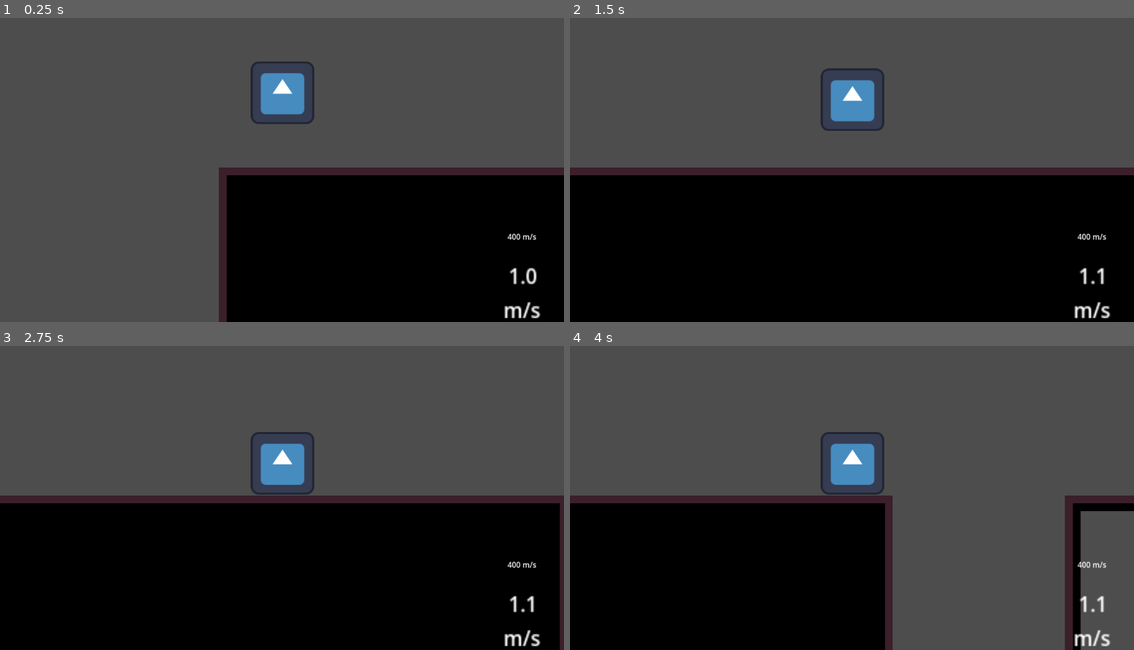
Above: before the commit, frames 1-4 (two rows, left to right).
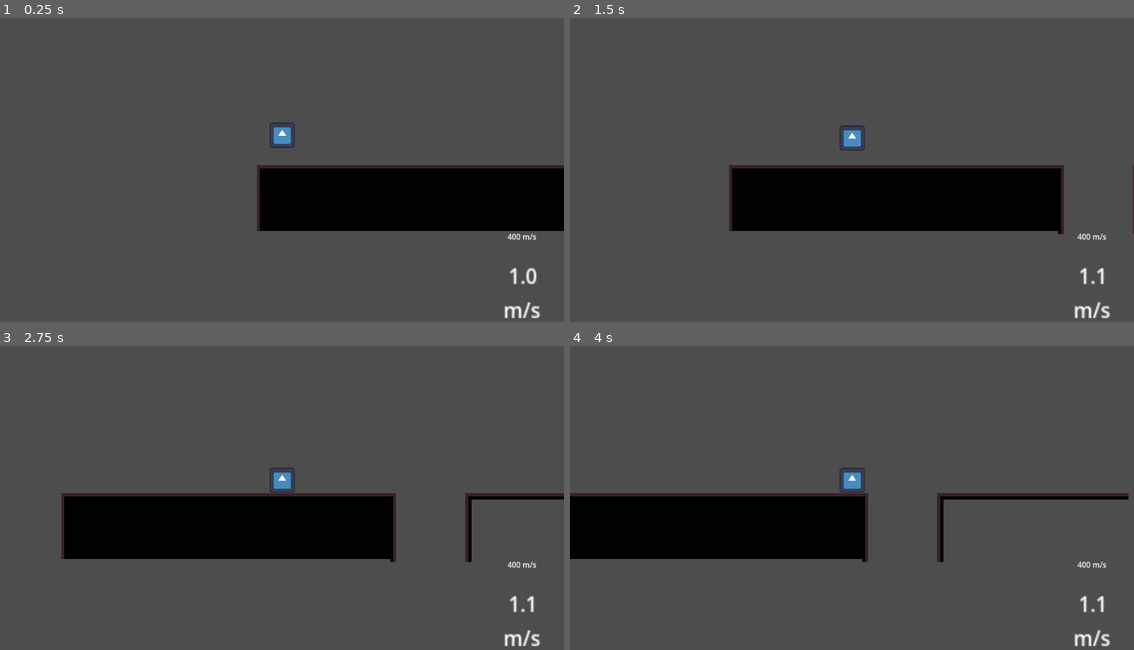
Above: after the commit, the same moments.

Repository: Oveof/gravity-ball
Game: Godot game, scene res://world/test_level/test.tscn
The game is run twice, just before and just after one commit, with the same random seed, the same clock (stepped at 60 frames per second) and the same inputs. The project has no main scene, so this scene is started directly. The engine's default icon, where the game draws it, is replaced by a stand-in: a white triangle on a blue panel in a dark square.
Inputs:
- Up to frame 1 (0.25 s): no input
- Up to frame 2 (1.5 s): hold Space (activate_gravity) 0.53-1.28 s; tap Space (activate_gravity) at 1.35 s
- Up to frame 3 (2.75 s): hold Space (activate_gravity) from 2.03 s (still down)
- Up to frame 4 (4 s): release Space (activate_gravity) at 2.78 s; tap Space (activate_gravity) at 2.85 s; hold Space (activate_gravity) from 3.53 s (still down)

The runs differ from the first frame. In frame 1, 23% of the frame differs, in the area x 38-100%, y 14-100%; in frame 2, 42%, in the area x 0-100%, y 16-100%; in frame 3, 41%; in frame 4, 24%.

Commit message:
feat: camera zoomed out

Diff:
--- a/player/Player.tscn
+++ b/player/Player.tscn
@@ -26,6 +26,7 @@
 [node name="Camera2D" type="Camera2D" parent="CharacterBody2D" unique_id=450292970]
 position = Vector2(75, 73)
 scale = Vector2(1.0040319, 1.0355535)
+zoom = Vector2(0.4, 0.4)
 limit_top = 0
 limit_bottom = 0
 
@@ -52,5 +53,3 @@
 horizontal_alignment = 1
 vertical_alignment = 1
 autowrap_mode = 1
-
-[connection signal="current_speed" from="CharacterBody2D" to="CharacterBody2D/Camera2D/CanvasLayer" method="_on_character_body_2d_current_speed"]
